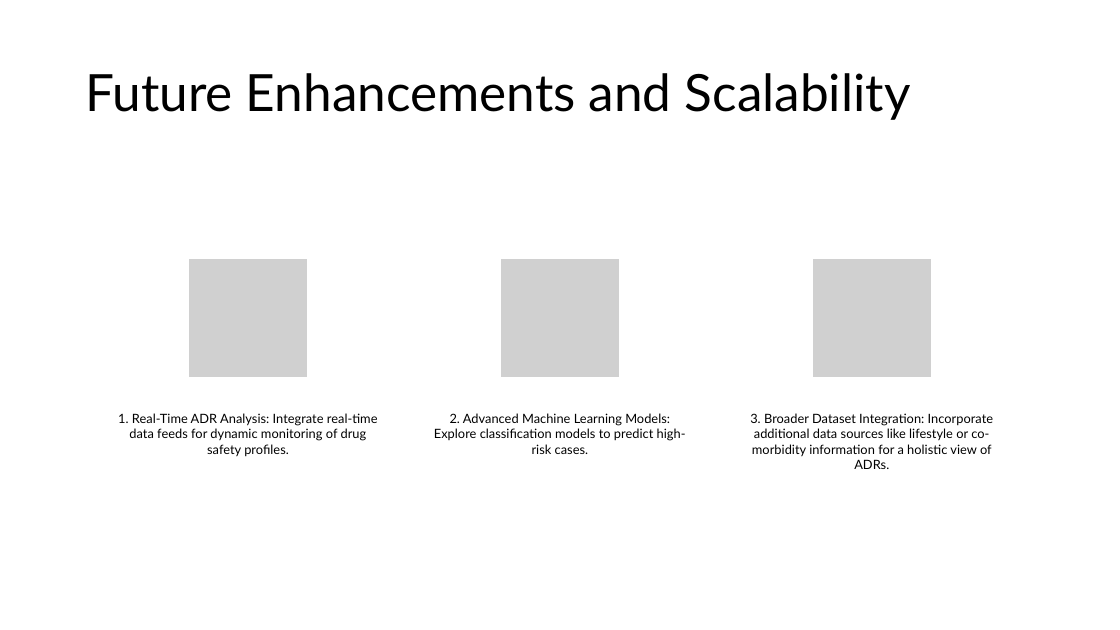
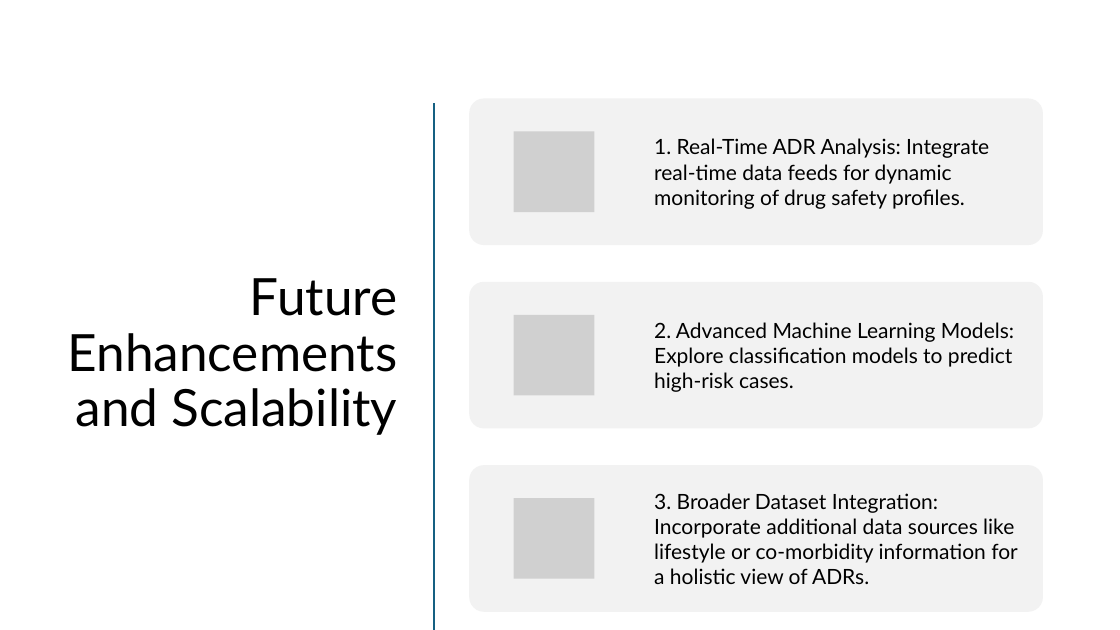
Before and after one commit to akshayparate123/Analysis-of-Adverse-Drug-Effects-Using-Big-Data-and-Cloud-Computing, a slide deck: slide 25 of PPT/Analysis of Adverse Drug Effects Using Big Data.pptx (slide 15 before the commit). Drawn at 1120x630 pixels with LibreOffice and Linux fonts; fonts in the diff are those of the drawing; grey boxes stand for pictures. Boxes give left, top, right and bottom in pixels: in the first picture for what was removed or moved away, otherwise in the second. Text is boxed around its words. In the diff, an @@ line names an element or a change of style, - is before the commit and + after.

Commit message:
PC : Final PPT and output of the data

```diff
--- a/PPT/Analysis of Adverse Drug Effects Using Big Data.pptx
+++ b/PPT/Analysis of Adverse Drug Effects Using Big Data.pptx
@@ title "Future Enhancements and Scalability": place and size @@
-title "Future Enhancements and Scalability" at bbox=[85, 73, 911, 120]
+title "Future Enhancements and Scalability" at bbox=[68, 278, 398, 435]
@@ title "Future Enhancements and Scalability" at bbox=[68, 278, 398, 435]: alignment left to right @@
@@ line added from (434, 104) to (434, 629), #E97132 2 pt @@
@@ size 11 to 18 pt; alignment centre to left; more space between paragraphs; vertical alignment top to middle in 3 elements at bbox=[654, 493, 1018, 584], bbox=[654, 322, 1014, 392], bbox=[654, 138, 989, 209] @@
@@ text "1. Real-Time ADR Analysis: Integrate ...": place and size @@
-text "1. Real-Time ADR Analysis: Integrate ..." at bbox=[118, 413, 378, 457]
+text "1. Real-Time ADR Analysis: Integrate ..." at bbox=[654, 138, 989, 209]
@@ picture removed at bbox=[188, 259, 308, 378] @@
@@ picture removed at bbox=[501, 259, 620, 378] @@
@@ picture removed at bbox=[812, 259, 932, 378] @@
@@ text "2. Advanced Machine Learning Models: ...": place and size @@
-text "2. Advanced Machine Learning Models: ..." at bbox=[434, 413, 686, 454]
+text "2. Advanced Machine Learning Models: ..." at bbox=[654, 322, 1014, 392]
@@ text "3. Broader Dataset Integration: Incorporate ...": place and size @@
-text "3. Broader Dataset Integration: Incorporate ..." at bbox=[750, 413, 993, 469]
+text "3. Broader Dataset Integration: Incorporate ..." at bbox=[654, 493, 1018, 584]
@@ group added at bbox=[470, 98, 1044, 613]: 3 rounded rectangles, 3 pictures @@
```
Also in this commit, not shown: 8 other slides changed, 16 slides added, 6 slides removed, 5 other files.
